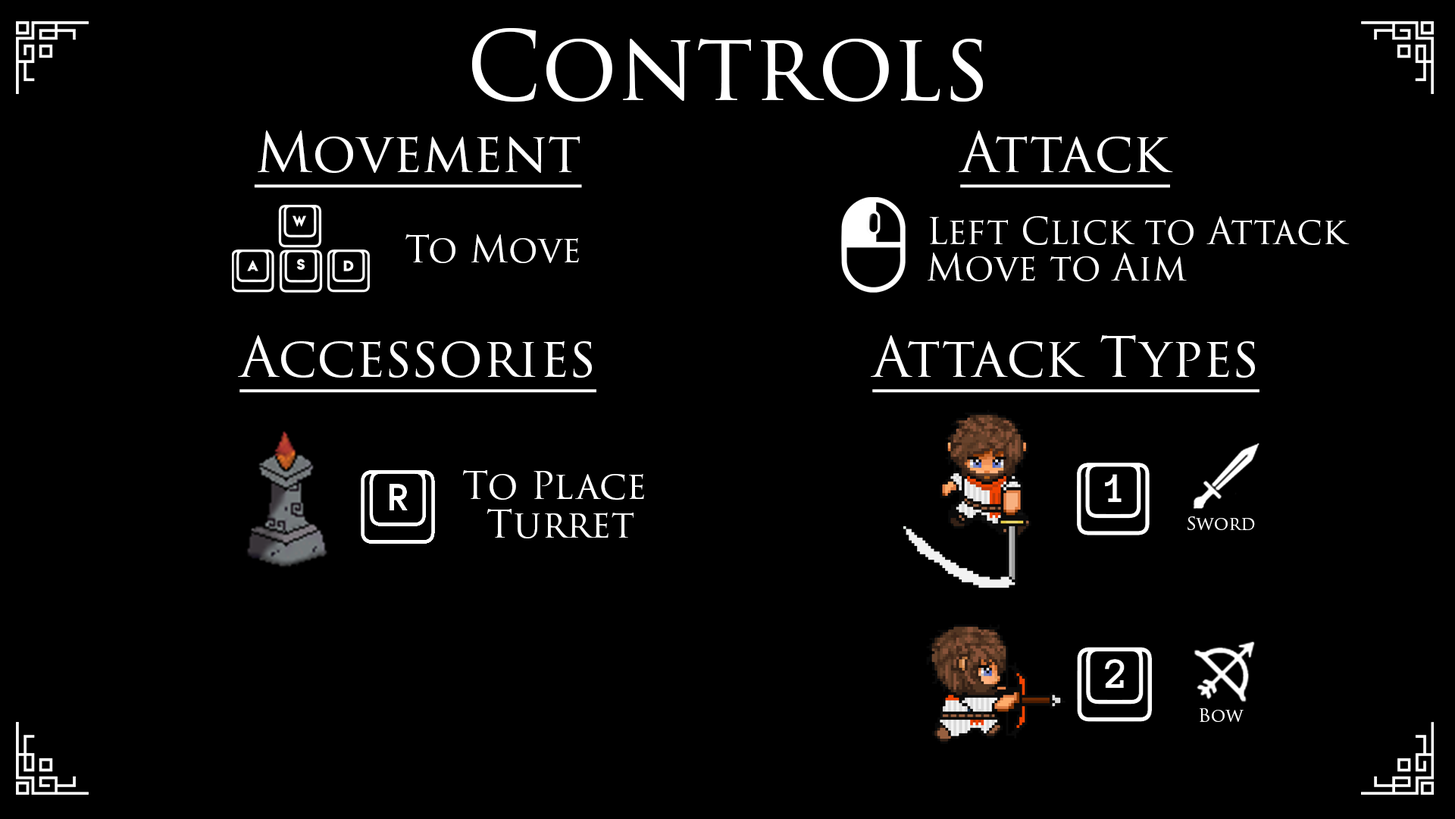
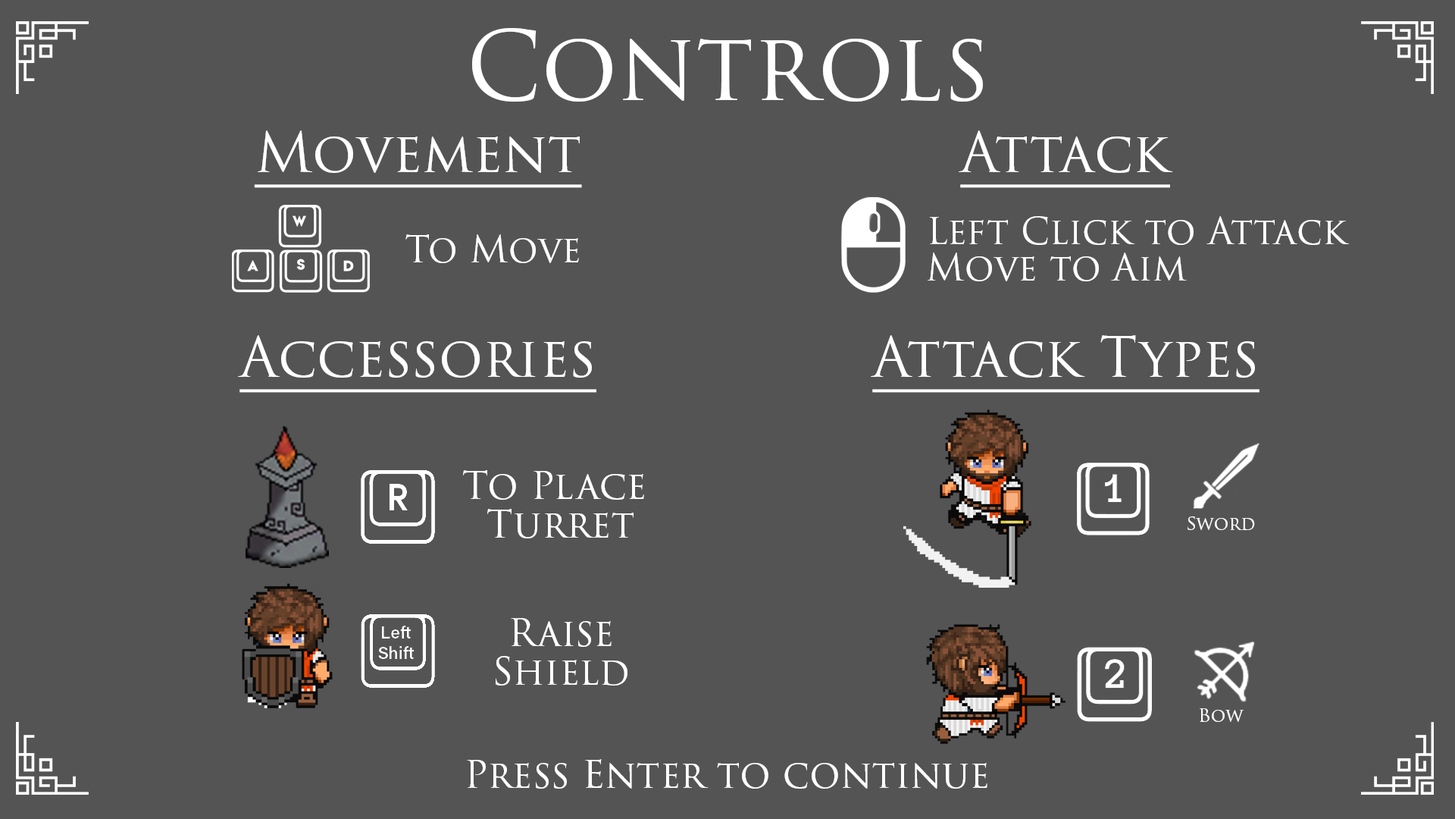
Comparing the layer stacks of the two 1455x819 images. Changes:
added layer "Press Enter to continue" in group "Accesories" over [466, 758, 988, 789]
added layer "Layer 3" in group "Accesories" over [241, 582, 333, 708]
added layer "Layer 2" in group "Accesories" over [360, 613, 436, 688]
added layer "To Place Turret copy" in group "Accesories" over [495, 617, 628, 686]
renamed "Background" to "Layer 0", opacity 100% → 67% over [0, 0, 1455, 819]
